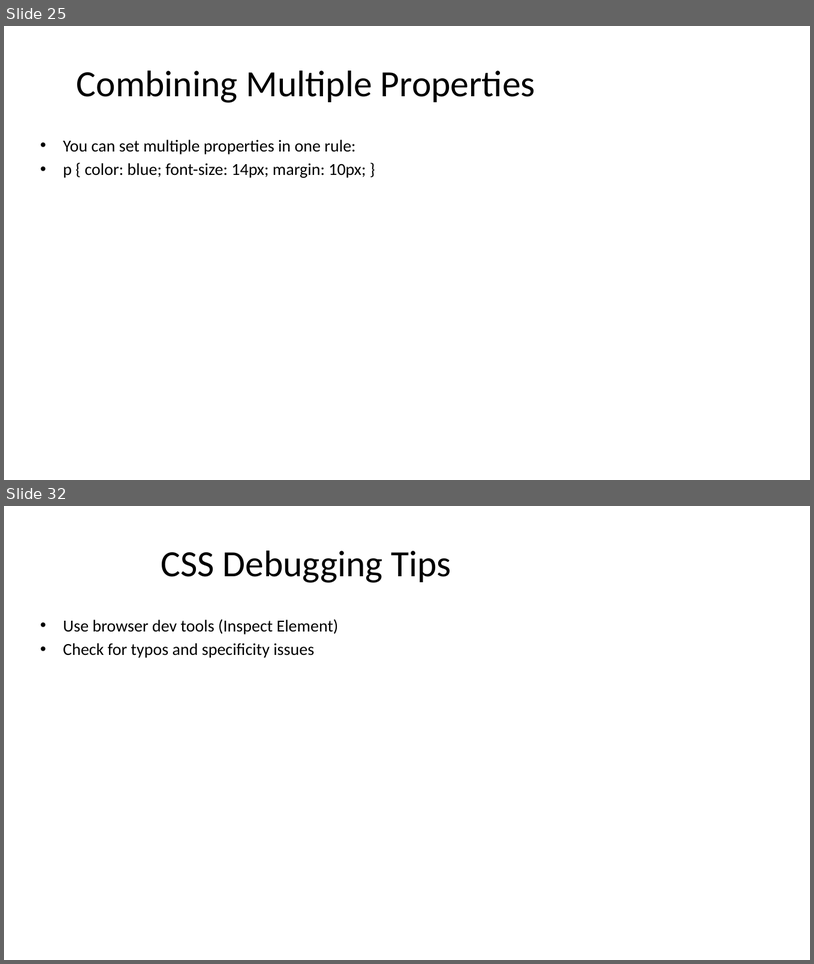
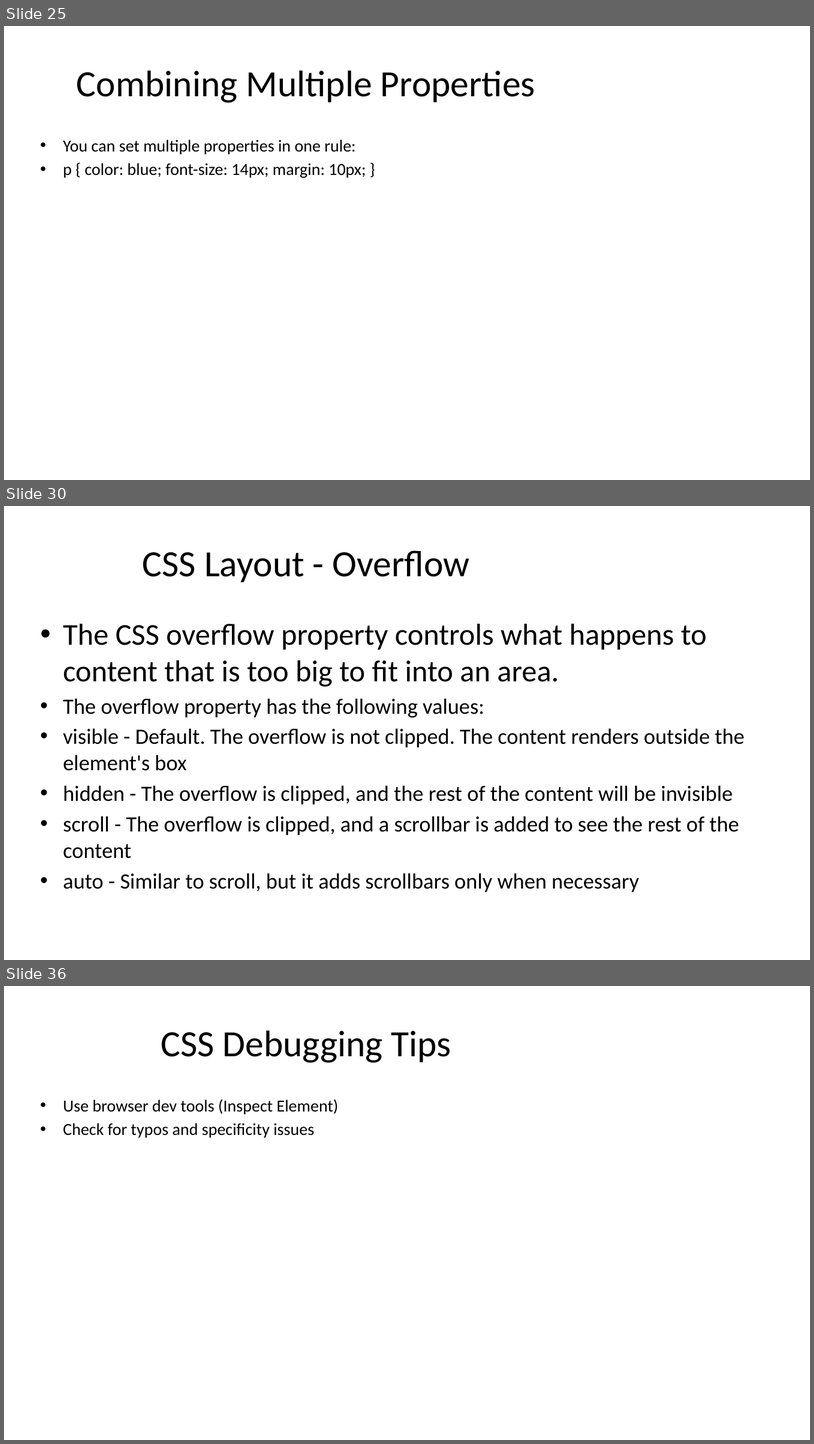
Before and after one commit to gauravog7/Intro-to-Web-Tech, a slide deck: CSS_Unit_2.pptx. Shown one above the other, each under a label of ours: slides 25 and 32 before the commit, slides 25, 30 and 36 after it; the slides between them are not shown. The pictures are 814x964 and 814x1444 pixels, drawn with LibreOffice and Linux fonts; fonts in the diff are those of the drawing. Boxes give left, top, right and bottom in pixels: in the first picture for what was removed or moved away, otherwise in the second. Text is boxed around its words. In the diff, an @@ line names an element or a change of style, - is before the commit and + after.

```diff
--- a/CSS_Unit_2.pptx
+++ b/CSS_Unit_2.pptx
@@ slide 30 added at [4, 506, 810, 960], background #FFFFFF @@
@@ title added at [143, 550, 470, 582], 44 pt, text #000000 @@
+CSS Layout - Overflow
@@ text added at [63, 624, 744, 892], 26 pt, text #000000 @@
+• The CSS overflow property controls what happens to content that is too big to fit into an area.
+• The overflow property has the following values:
+• visible - Default. The overflow is not clipped. The content renders outside the element's box
+• hidden - The overflow is clipped, and the rest of the content will be invisible
+• scroll - The overflow is clipped, and a scrollbar is added to see the rest of the content
+• auto - Similar to scroll, but it adds scrollbars only when necessary
@@ what was slide 32 is now slide 36 @@
```
Also in this commit, not shown: 3 slides changed, 6 other slides added, 7 slides removed.
